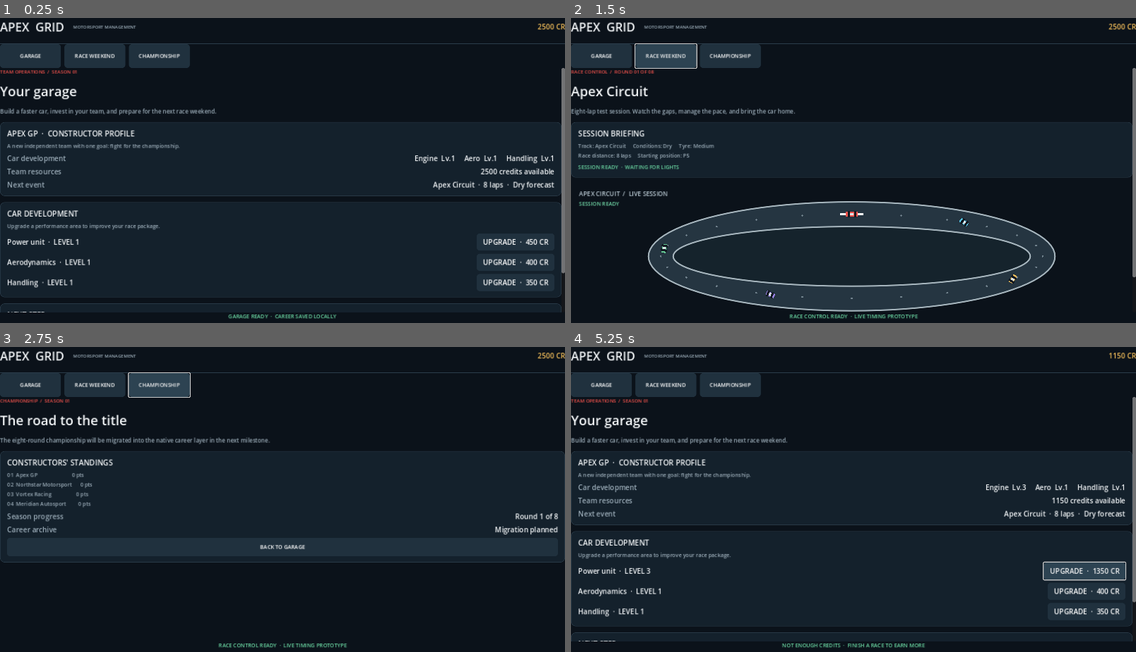
Above: before the commit, frames 1-4 (two rows, left to right).
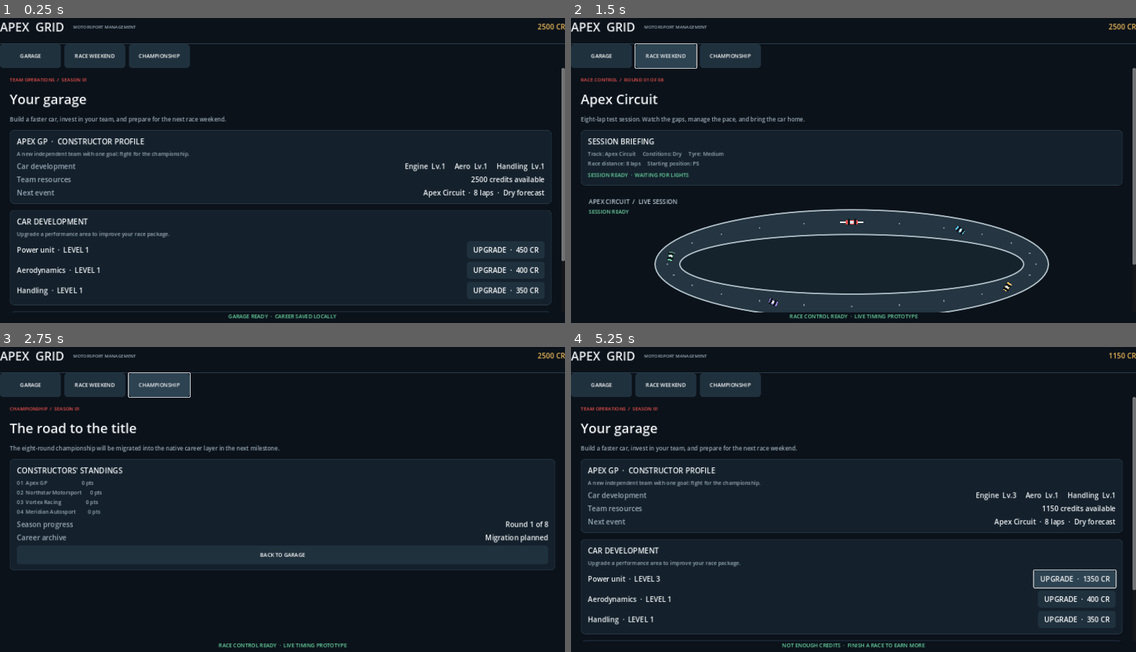
Above: after the commit, the same moments.

Repository: cc9zjk2p4p-dev/apex-grid
Game: Godot game, scene res://scenes/main.tscn
The game is run twice, just before and just after one commit, with the same random seed, the same clock (stepped at 60 frames per second) and the same inputs.
Inputs:
- Up to frame 1 (0.25 s): no input
- Up to frame 2 (1.5 s): click "GARAGE" at 0.5 s; click "RACE WEEKEND" at 1.25 s
- Up to frame 3 (2.75 s): click "CHAMPIONSHIP" at 2 s
- Up to frame 4 (5.25 s): click "GARAGE" at 2.75 s; click "UPGRADE · 450 CR" at 3.5 s; click "UPGRADE · 900 CR" at 4.25 s; click "UPGRADE · 1350 CR" at 5 s

The runs differ from the first frame. In frame 1, 8.3% of the frame differs, in the area x 0-100%, y 17-97%; in frame 2, 9.7%; in frame 3, 5.2%; in frame 4, 8.9%.

Commit message:
Polish responsive Godot page spacing

Diff:
--- a/godot/scripts/main.gd
+++ b/godot/scripts/main.gd
@@ -83,14 +83,17 @@
 	scroll.size_flags_vertical = Control.SIZE_EXPAND_FILL
 	scroll.horizontal_scroll_mode = ScrollContainer.SCROLL_MODE_DISABLED
 	root.add_child(scroll)
+	var page_margin := MarginContainer.new()
+	page_margin.size_flags_horizontal = Control.SIZE_EXPAND_FILL
+	page_margin.add_theme_constant_override("margin_left", 22)
+	page_margin.add_theme_constant_override("margin_right", 22)
+	page_margin.add_theme_constant_override("margin_top", 18)
+	page_margin.add_theme_constant_override("margin_bottom", 24)
+	scroll.add_child(page_margin)
 	content = VBoxContainer.new()
 	content.size_flags_horizontal = Control.SIZE_EXPAND_FILL
 	content.add_theme_constant_override("separation", 14)
-	content.add_theme_constant_override("margin_left", 22)
-	content.add_theme_constant_override("margin_right", 22)
-	content.add_theme_constant_override("margin_top", 18)
-	content.add_theme_constant_override("margin_bottom", 24)
-	scroll.add_child(content)
+	page_margin.add_child(content)
 	status_label = Label.new()
 	status_label.custom_minimum_size.y = 34
 	status_label.add_theme_color_override("font_color", GREEN)
